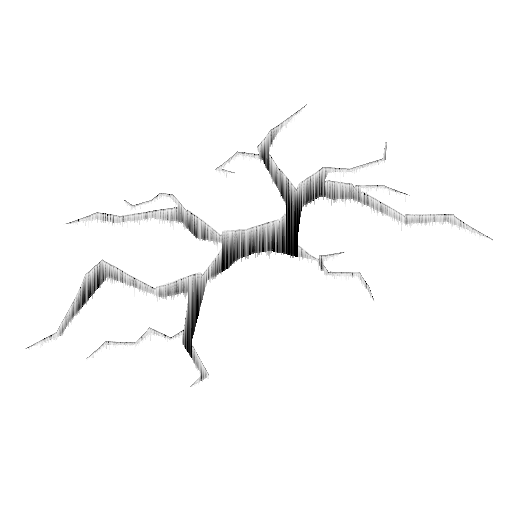
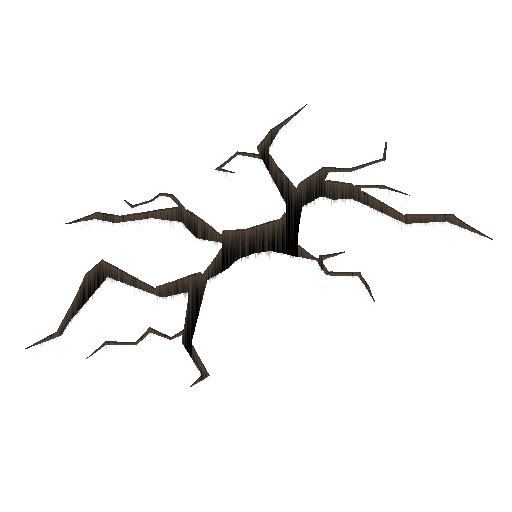
Comparing the layer stacks of the two (512, 512) images. Changes:
added layer "Copie de deep-core.png" above "deep-core.png" over <box>25,104,493,387</box>
